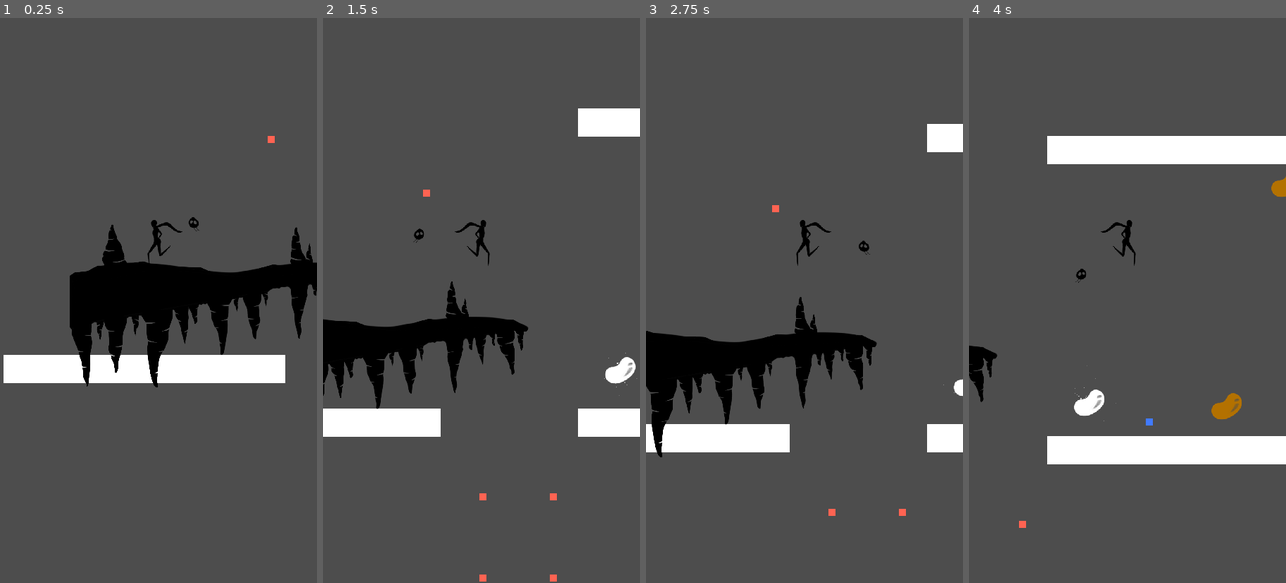
Above: before the commit, frames 1-4 (left to right).
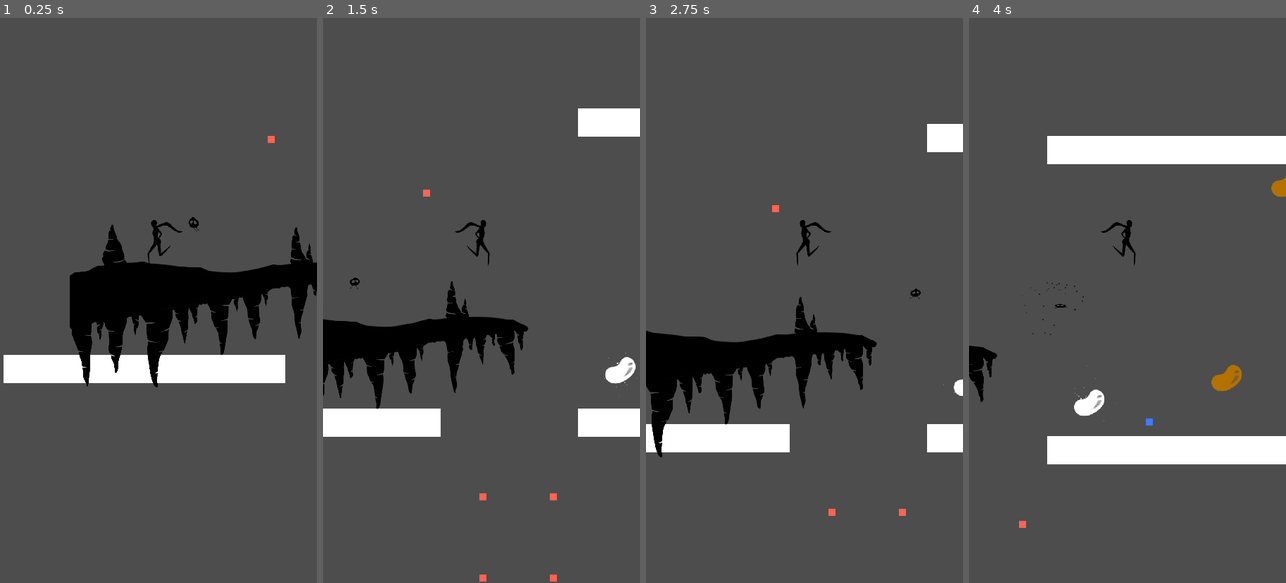
Above: after the commit, the same moments.

Repository: TylerPelaez/Sprouts
Game: Godot game, scene res://Levels/TylerTest.tscn
Two runs of this game, one before a commit and one after it. Both use one fixed random seed, a clock stepped at 60 frames per second and the inputs below. This scene is started directly instead of the project's main scene. A sky picture missing from this copy of the repository is replaced by a grey-blue gradient.
Inputs:
- Up to frame 1 (0.25 s): no input
- Up to frame 2 (1.5 s): tap Enter at 0.5 s; hold D (Right) from 0.53 s (still down); tap Space (Jump) at 0.6, 0.77, 1.07 s; tap E (Hit Switch) at 1.35 s
- Up to frame 3 (2.75 s): tap Space (Jump) at 1.52, 1.55, 1.82, 2.1 s; release D (Right) at 2.03 s; hold A (Left) from 2.03 s (still down)
- Up to frame 4 (4 s): release A (Left) at 2.78 s; hold D (Right) from 2.78 s (still down); tap E (Hit Switch) at 2.85 s; tap Space (Jump) at 3.02, 3.05, 3.32, 3.6, 3.77 s

The runs differ from the first frame. In frame 2, less than 0.1% of the frame differs, in the area x 8-32%, y 37-48%; in frame 3, less than 0.1%; in frame 4, 0.7%, in the area x 16-86%, y 44-71%.

Commit message:
Add double jump animation and particles to companion

Diff:
--- a/Levels/TylerTest.tscn
+++ b/Levels/TylerTest.tscn
@@ -110,7 +110,7 @@
 [node name="Interactive" type="Node2D" parent="Environment"]
 
 [node name="Switch" parent="Environment/Interactive" instance=ExtResource("5_n852e")]
-position = Vector2(912, 448)
+position = Vector2(912, 384)
 
 [node name="Switch2" parent="Environment/Interactive" instance=ExtResource("5_n852e")]
 position = Vector2(1048, -56)
--- a/Prefabs/Companion.tscn
+++ b/Prefabs/Companion.tscn
@@ -29,20 +29,39 @@
 blend_point_1/pos = -1.0
 blend_mode = 1
 
+[sub_resource type="AnimationNodeAnimation" id="AnimationNodeAnimation_bb3lx"]
+animation = &"SquishRight"
+
+[sub_resource type="AnimationNodeAnimation" id="AnimationNodeAnimation_8bk77"]
+animation = &"SquishLeft"
+
+[sub_resource type="AnimationNodeBlendSpace1D" id="AnimationNodeBlendSpace1D_ymkg4"]
+blend_point_0/node = SubResource("AnimationNodeAnimation_bb3lx")
+blend_point_0/pos = 1.0
+blend_point_1/node = SubResource("AnimationNodeAnimation_8bk77")
+blend_point_1/pos = -1.0
+blend_mode = 1
+
 [sub_resource type="AnimationNodeStateMachineTransition" id="AnimationNodeStateMachineTransition_benfa"]
 advance_mode = 2
 
 [sub_resource type="AnimationNodeStateMachineTransition" id="AnimationNodeStateMachineTransition_vice8"]
 
 [sub_resource type="AnimationNodeStateMachineTransition" id="AnimationNodeStateMachineTransition_fg3tb"]
+
+[sub_resource type="AnimationNodeStateMachineTransition" id="AnimationNodeStateMachineTransition_maejb"]
+
+[sub_resource type="AnimationNodeStateMachineTransition" id="AnimationNodeStateMachineTransition_q8rk1"]
 
 [sub_resource type="AnimationNodeStateMachine" id="AnimationNodeStateMachine_is8k7"]
 states/Float/node = SubResource("AnimationNodeBlendSpace1D_mgwtb")
 states/Float/position = Vector2(394, 149)
 states/Idle/node = SubResource("AnimationNodeBlendSpace1D_hrr5u")
 states/Idle/position = Vector2(394, 70)
+states/Squish/node = SubResource("AnimationNodeBlendSpace1D_ymkg4")
+states/Squish/position = Vector2(579, 70)
 states/Start/position = Vector2(227, 70)
-transitions = ["Start", "Idle", SubResource("AnimationNodeSt …(138 unchanged characters)… mationNodeStateMachineTransition_fg3tb")]
+transitions = ["Start", "Idle", SubResource("AnimationNodeSt …(138 unchanged characters)… mationNodeStateMachineTransition_fg3tb"), "Idle", "Squish", SubResource("AnimationNodeStateMachineTransition_maejb"), "Squish", "Idle", SubResource("AnimationNodeStateMachineTransition_q8rk1")]
 graph_offset = Vector2(98, -8)
 
 [sub_resource type="AnimationNodeStateMachinePlayback" id="AnimationNodeStateMachinePlayback_0rglo"]
@@ -247,7 +266,117 @@
 "times": PackedFloat32Array(0),
 "transitions": PackedFloat32Array(1),
 "update": 1,
+"values": [false]
+}
+
+[sub_resource type="Animation" id="Animation_e5xou"]
+resource_name = "SquishRight"
+length = 1.04
+step = 0.08
+tracks/0/type = "value"
+tracks/0/imported = false
+tracks/0/enabled = true
+tracks/0/path = NodePath(".:flip_h")
+tracks/0/interp = 1
+tracks/0/loop_wrap = true
+tracks/0/keys = {
+"times": PackedFloat32Array(0),
+"transitions": PackedFloat32Array(1),
+"update": 1,
+"values": [false]
+}
+tracks/1/type = "value"
+tracks/1/imported = false
+tracks/1/enabled = true
+tracks/1/path = NodePath(".:offset")
+tracks/1/interp = 1
+tracks/1/loop_wrap = true
+tracks/1/keys = {
+"times": PackedFloat32Array(0),
+"transitions": PackedFloat32Array(1),
+"update": 0,
+"values": [Vector2(4, -4)]
+}
+tracks/2/type = "value"
+tracks/2/imported = false
+tracks/2/enabled = true
+tracks/2/path = NodePath(".:frame")
+tracks/2/interp = 1
+tracks/2/loop_wrap = true
+tracks/2/keys = {
+"times": PackedFloat32Array(0, 0.08, 0.16, 0.24, 0.32, 0.4, 0.48, 0.56, 0.64, 0.72, 0.8, 0.88, 0.96),
+"transitions": PackedFloat32Array(1, 1, 1, 1, 1, 1, 1, 1, 1, 1, 1, 1, 1),
+"update": 1,
+"values": [20, 21, 22, 23, 24, 25, 26, 27, 28, 29, 30, 31, 32]
+}
+tracks/3/type = "method"
+tracks/3/imported = false
+tracks/3/enabled = true
+tracks/3/path = NodePath(".")
+tracks/3/interp = 1
+tracks/3/loop_wrap = true
+tracks/3/keys = {
+"times": PackedFloat32Array(1.04),
+"transitions": PackedFloat32Array(1),
+"values": [{
+"args": [],
+"method": &"on_double_jump_animation_complete"
+}]
+}
+
+[sub_resource type="Animation" id="Animation_g6tby"]
+resource_name = "SquishLeft"
+length = 1.04
+step = 0.08
+tracks/0/type = "value"
+tracks/0/imported = false
+tracks/0/enabled = true
+tracks/0/path = NodePath(".:flip_h")
+tracks/0/interp = 1
+tracks/0/loop_wrap = true
+tracks/0/keys = {
+"times": PackedFloat32Array(0),
+"transitions": PackedFloat32Array(1),
+"update": 1,
 "values": [true]
+}
+tracks/1/type = "value"
+tracks/1/imported = false
+tracks/1/enabled = true
+tracks/1/path = NodePath(".:offset")
+tracks/1/interp = 1
+tracks/1/loop_wrap = true
+tracks/1/keys = {
+"times": PackedFloat32Array(0),
+"transitions": PackedFloat32Array(1),
+"update": 0,
+"values": [Vector2(-4, -4)]
+}
+tracks/2/type = "value"
+tracks/2/imported = false
+tracks/2/enabled = true
+tracks/2/path = NodePath(".:frame")
+tracks/2/interp = 1
+tracks/2/loop_wrap = true
+tracks/2/keys = {
+"times": PackedFloat32Array(0, 0.08, 0.16, 0.24, 0.32, 0.4, 0.48, 0.56, 0.64, 0.72, 0.8, 0.88, 0.96),
+"transitions": PackedFloat32Array(1, 1, 1, 1, 1, 1, 1, 1, 1, 1, 1, 1, 1),
+"update": 1,
+"values": [20, 21, 22, 23, 24, 25, 26, 27, 28, 29, 30, 31, 32]
+}
+tracks/3/type = "method"
+tracks/3/imported = false
+tracks/3/enabled = true
+tracks/3/path = NodePath(".")
+tracks/3/interp = 1
+tracks/3/loop_wrap = true
+tracks/3/keys = {
+"times": PackedFloat32Array(1.04),
+"transitions": PackedFloat32Array(1),
+"values": [{
+"args": [],
+"method": &"on_double_jump_animation_complete"
+}]
 }
 
 [sub_resource type="AnimationLibrary" id="AnimationLibrary_bg6ck"]
@@ -256,14 +385,15 @@
 "FloatRight": SubResource("Animation_x0dek"),
 "IdleLeft": SubResource("Animation_hk4te"),
 "IdleRight": SubResource("Animation_cpnd3"),
-"RESET": SubResource("Animation_55rqj")
+"RESET": SubResource("Animation_55rqj"),
+"SquishLeft": SubResource("Animation_g6tby"),
+"SquishRight": SubResource("Animation_e5xou")
 }
 
 [node name="Companion" type="Sprite2D"]
 texture = ExtResource("1_qlrg1")
 offset = Vector2(4, -4)
-flip_h = true
-hframes = 20
+hframes = 33
 script = ExtResource("2_36u7f")
 follow_distance = 80.0
 initial_offset = Vector2(80, 0)
@@ -274,6 +404,7 @@
 parameters/playback = SubResource("AnimationNodeStateMachinePlayback_0rglo")
 parameters/Float/blend_position = 0
 parameters/Idle/blend_position = 0
+parameters/Squish/blend_position = 0
 
 [node name="AnimationPlayer" type="AnimationPlayer" parent="."]
 libraries = {
--- /dev/null
+++ b/Prefabs/DoubleJumpParticles.tscn
@@ -0,0 +1,29 @@
+[gd_scene load_steps=4 format=3 uid="uid://dtq0n1b8wejtu"]
+
+[ext_resource type="Script" path="res://Scripts/DoubleJumpParticles.gd" id="1_b64cr"]
+
+[sub_resource type="Curve" id="Curve_cuhes"]
+_data = [Vector2(0, 1), 0.0, -1.0, 0, 1, Vector2(1, 0), -1.0, 0.0, 1, 0]
+point_count = 2
+
+[sub_resource type="Gradient" id="Gradient_nll6l"]
+colors = PackedColorArray(0, 0, 0, 1, 0, 0, 0, 0)
+
+[node name="DoubleJumpParticles" type="CPUParticles2D"]
+emitting = false
+amount = 15
+lifetime = 0.7
+one_shot = true
+explosiveness = 1.0
+emission_shape = 2
+emission_sphere_radius = 10.0
+spread = 180.0
+gravity = Vector2(0, 0)
+initial_velocity_min = 130.0
+initial_velocity_max = 130.0
+scale_amount_min = 6.0
+scale_amount_max = 6.0
+scale_amount_curve = SubResource("Curve_cuhes")
+color = Color(0, 0, 0, 1)
+color_ramp = SubResource("Gradient_nll6l")
+script = ExtResource("1_b64cr")
--- a/Prefabs/Switch.tscn
+++ b/Prefabs/Switch.tscn
@@ -1,8 +1,9 @@
-[gd_scene load_steps=9 format=3 uid="uid://dwr0wpdjf27gt"]
+[gd_scene load_steps=10 format=3 uid="uid://dwr0wpdjf27gt"]
 
 [ext_resource type="Script" path="res://Scripts/Switch.gd" id="1_8tb1m"]
 [ext_resource type="Shader" path="res://Art/GrabAlpha.gdshader" id="2_phfhg"]
 [ext_resource type="Texture2D" uid="uid://cesskqarrdboi" path="res://Art/Bean/BeanDownscaled20Percent.png" id="3_ob640"]
+[ext_resource type="FontFile" uid="uid://n2ucbn5g7j22" path="res://Oxygen-Regular.ttf" id="4_yk1bg"]
 
 [sub_resource type="CircleShape2D" id="CircleShape2D_y1t4n"]
 radius = 49.0102
@@ -70,5 +71,15 @@
 "": SubResource("AnimationLibrary_1cxwy")
 }
 
+[node name="Label" type="Label" parent="."]
+visible = false
+offset_left = -50.0
+offset_top = -109.0
+offset_right = 52.0
+offset_bottom = -65.0
+theme_override_fonts/font = ExtResource("4_yk1bg")
+theme_override_font_sizes/font_size = 32
+text = "Press E"
+
 [connection signal="body_entered" from="Area2D" to="." method="_on_area_2d_body_entered"]
 [connection signal="body_exited" from="Area2D" to="." method="_on_area_2d_body_exited"]
--- a/Scripts/Companion.gd
+++ b/Scripts/Companion.gd
@@ -4,17 +4,21 @@
 @export var follow_distance: float = 48.0
 @export var initial_offset: Vector2 = Vector2(48, 0)
 @export var follow_speed: float = 5.0
-@export var player_double_jump_offset: Vector2 = Vector2(0, 32)
+@export var player_double_jump_offset: Vector2 = Vector2(0, 28)
 @export var double_jump_movement_time_seconds: float = 0.05
 
+@onready var particles: PackedScene = preload("res://Prefabs/DoubleJumpParticles.tscn")
 @onready var animation_tree := $AnimationTree
 @onready var animation_state = animation_tree.get("parameters/playback")
+
 
 var player: Player
 var original_color: Color
 var double_jump_start_position: Vector2
 var double_jump_target_position: Vector2
 var double_jump_start_time: float
+
+var double_jump_movement_complete_particles_played: bool = false
 
 enum State {
 	PLAYER_FOLLOW,
@@ -43,26 +47,40 @@
 				animation_state.travel("Float")
 				animation_tree.set("parameters/Idle/blend_position", direction.x)
 				animation_tree.set("parameters/Float/blend_position", direction.x)
+				animation_tree.set("parameters/Squish/blend_position", direction.x)
 
 				if global_position.distance_to(target_pos) < 1:
 					animation_state.travel("Idle")
 
 		State.DOUBLE_JUMP:
+			animation_state.travel("Squish")
 			var t = ((Time.get_ticks_msec() - double_jump_start_time) / 1000.0) / float(double_jump_movement_time_seconds)
 			if t >= 1:
 				global_position = double_jump_target_position
-				modulate = original_color.blend(Color.GRAY)
-				state = State.PLAYER_FOLLOW
+				if !double_jump_movement_complete_particles_played:
+					particle_burst()
+					double_jump_movement_complete_particles_played = true
 			else:
 				global_position = double_jump_start_position.lerp(double_jump_target_position, t)
-
 
 func _on_player_double_jump():
 	double_jump_start_position = global_position
 	double_jump_target_position = player.global_position + player_double_jump_offset
 	double_jump_start_time = Time.get_ticks_msec()
 	state = State.DOUBLE_JUMP
+	double_jump_movement_complete_particles_played = false
+	particle_burst()
 
 func _on_player_double_jump_restored():
 	state = State.PLAYER_FOLLOW
-	modulate = original_color
+	modulate.a = 1.0
+
+func on_double_jump_animation_complete():
+	state = State.PLAYER_FOLLOW
+	modulate.a = 0.5
+
+func particle_burst():
+	var instance = particles.instantiate()
+	get_tree().root.add_child(instance)
+	instance.global_position = global_position
+	instance.emitting = true
--- /dev/null
+++ b/Scripts/DoubleJumpParticles.gd
@@ -0,0 +1,6 @@
+extends CPUParticles2D
+
+func _ready():
+	var tween = get_tree().create_tween().bind_node(self)
+	tween.tween_interval(0.7)
+	tween.tween_callback(queue_free)
--- a/Scripts/Player.gd
+++ b/Scripts/Player.gd
@@ -97,9 +97,11 @@
 
 func on_gravity_switch(direction: Vector2):
 	up_direction = -direction
+	var new_rotation = 0 if up_direction.y < 0 else PI
+
 	var tween = get_tree().create_tween().bind_node(self)
 	tween.tween_interval(0.2)
-	tween.tween_property(self, "rotation", rotation + PI, 0.3)
+	tween.tween_property(self, "rotation", new_rotation, 0.3)
 	tween.tween_callback(func(): invert_direction_next_animation_play = true)
 
 func post_grav_change_input_check():
--- a/Scripts/Switch.gd
+++ b/Scripts/Switch.gd
@@ -4,9 +4,10 @@
 signal switch_hit(effect: SwitchEffect)
 
 @onready var animation_player: AnimationPlayer = $AnimationPlayer
+@onready var prompt: Label = $Label
 
 @export var switch_effect: SwitchEffect = SwitchEffect.INVERT_GRAVITY
-
+@export var prompt_above: bool = true
 
 var player_is_inside: bool = false
 
@@ -20,8 +21,14 @@
 
 func _on_area_2d_body_entered(body):
 	player_is_inside = true
+	if prompt_above:
+		prompt.position = Vector2(-50, -109)
+	else:
+		prompt.position = Vector2(-50, 50)
+	prompt.visible = true
 	animation_player.play("Pulsate")
 
 func _on_area_2d_body_exited(body):
 	player_is_inside = false
+	prompt.visible = false
 	animation_player.play("RESET")
Binary file changed: Art/Chickpea/Chickpea.aseprite
Binary file changed: Art/Chickpea/ChickpeaSheet.png
Binary file changed: Art/Chickpea/ChickpeaSheetDownscaled.png
Not shown: 1 places in Prefabs/Companion.tscn that only renumber resources
